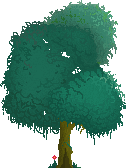
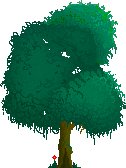
Revision of a layered 126px x 168px image; what changed, layer by layer:
added layer "Цветовой тон/Насыщенность 4" (1st of 2) above "Слой 2" over [0, 0, 126, 168]
hid "Цветовой тон/Насыщенность 4" (2nd of 2) over [0, 0, 126, 168]
